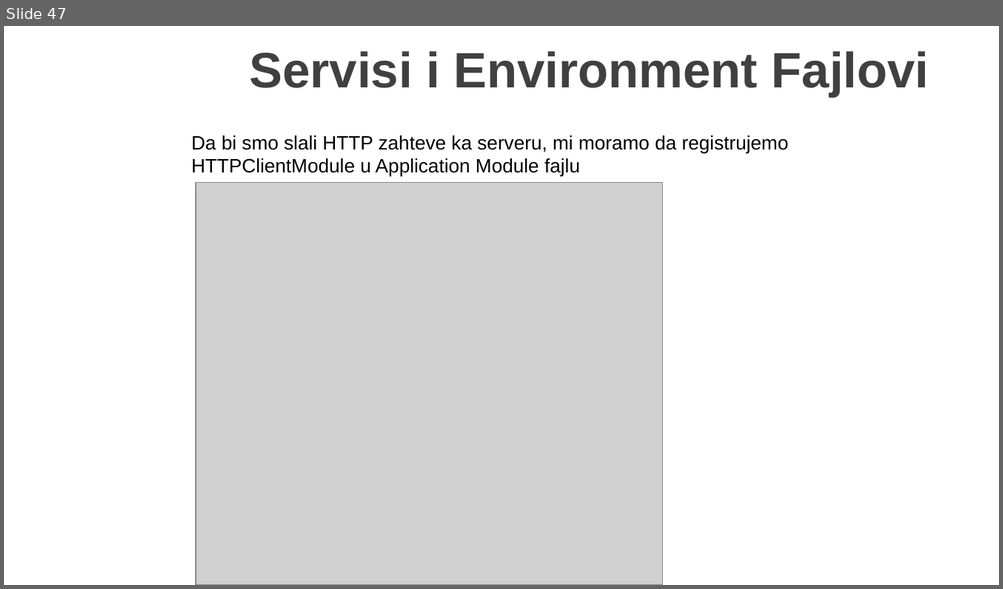
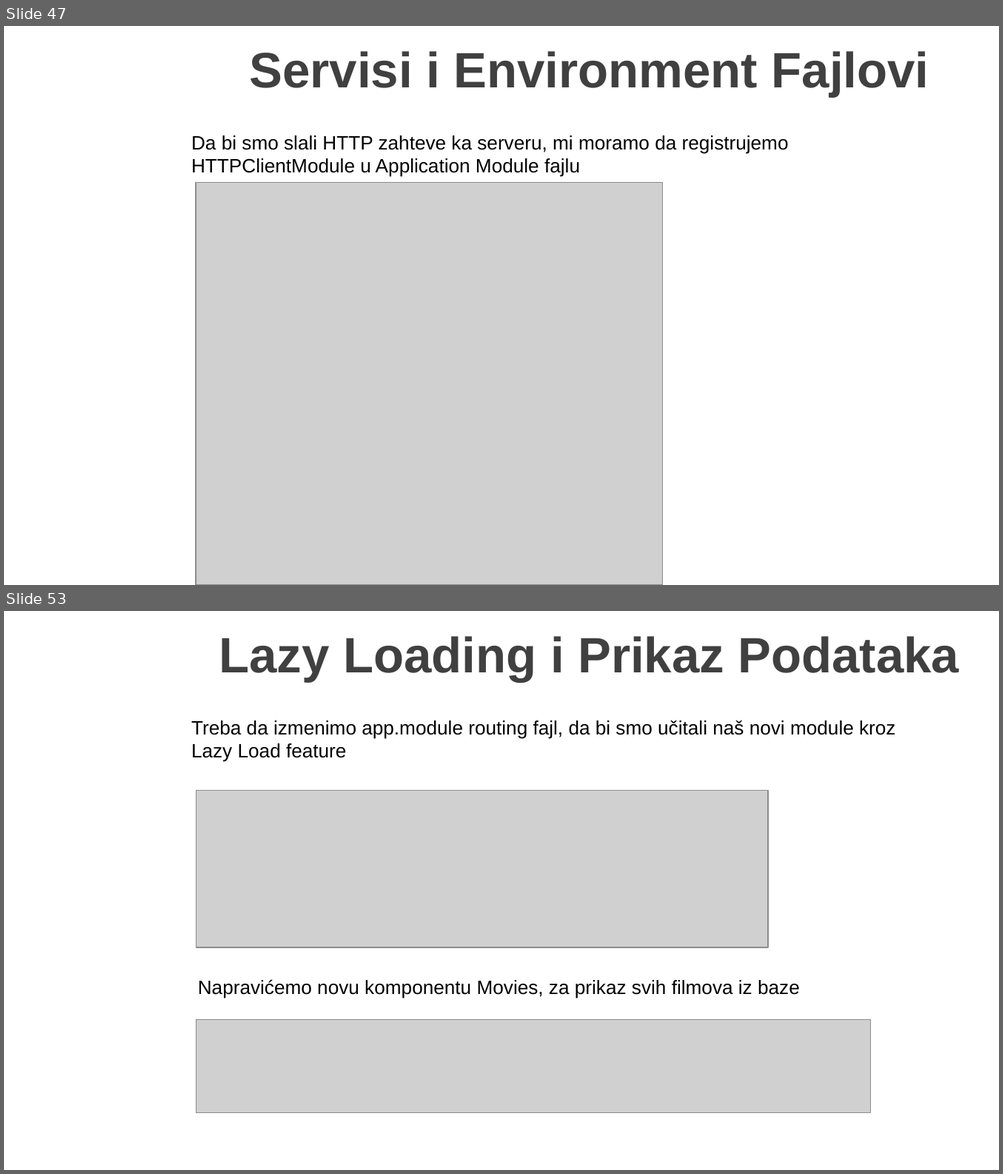
Before and after one commit to MarinkoSpasojevic/predavanje-netcore-angular, a slide deck: .NET Core i Angular Web Dev.pptx. Shown one above the other, each under a label of ours: slide 47 before the commit, slides 47 and 53 after it; the slides between them are not shown. The pictures are 1003x589 and 1003x1174 pixels, drawn with LibreOffice and Linux fonts; fonts in the diff are those of the drawing; grey boxes stand for pictures; background and template pictures are left out. Boxes give left, top, right and bottom in pixels: in the first picture for what was removed or moved away, otherwise in the second. Text is boxed around its words. In the diff, an @@ line names an element or a change of style, - is before the commit and + after.

```diff
--- a/.NET Core i Angular Web Dev.pptx
+++ b/.NET Core i Angular Web Dev.pptx
@@ slide 53 added at <box>4,611,999,1170</box>, background picture (left out) @@
@@ title added at <box>219,636,959,682</box>, 36 pt, text #404040, bold @@
+Lazy Loading i Prikaz Podataka
@@ text added at <box>191,721,895,762</box>, 14 pt, text #000000 @@
+Treba da izmenimo app.module routing fajl, da bi smo učitali naš novi module kroz Lazy Load feature
@@ picture added at <box>196,790,768,947</box> @@
@@ text added at <box>198,980,800,999</box>, 14 pt, text #000000 @@
+Napravićemo novu komponentu Movies, za prikaz svih filmova iz baze
@@ picture added at <box>196,1019,871,1113</box> @@
```
Also in this commit, not shown: 2 slides changed, 23 other slides added, 1 slide removed, 17 other files.
